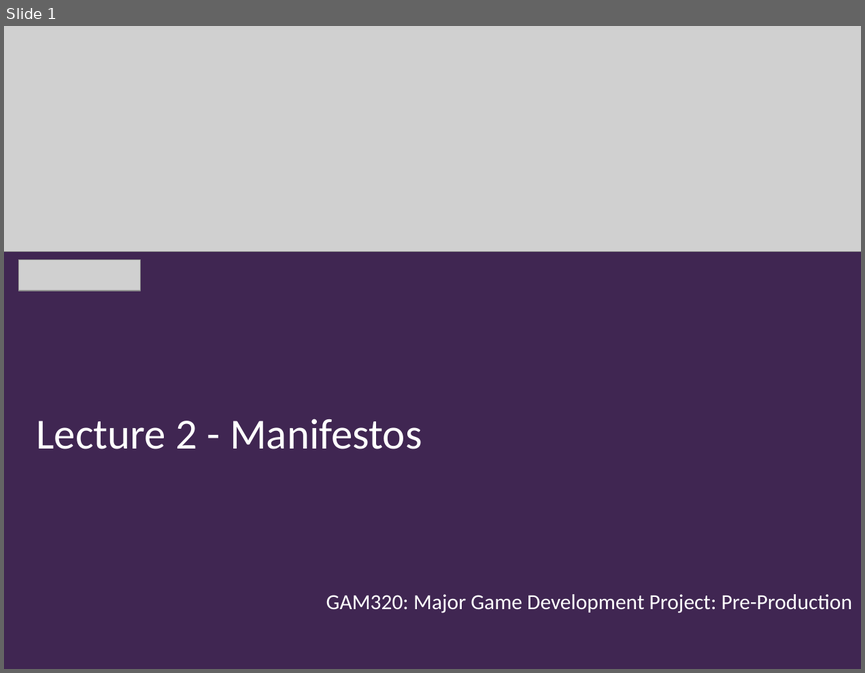
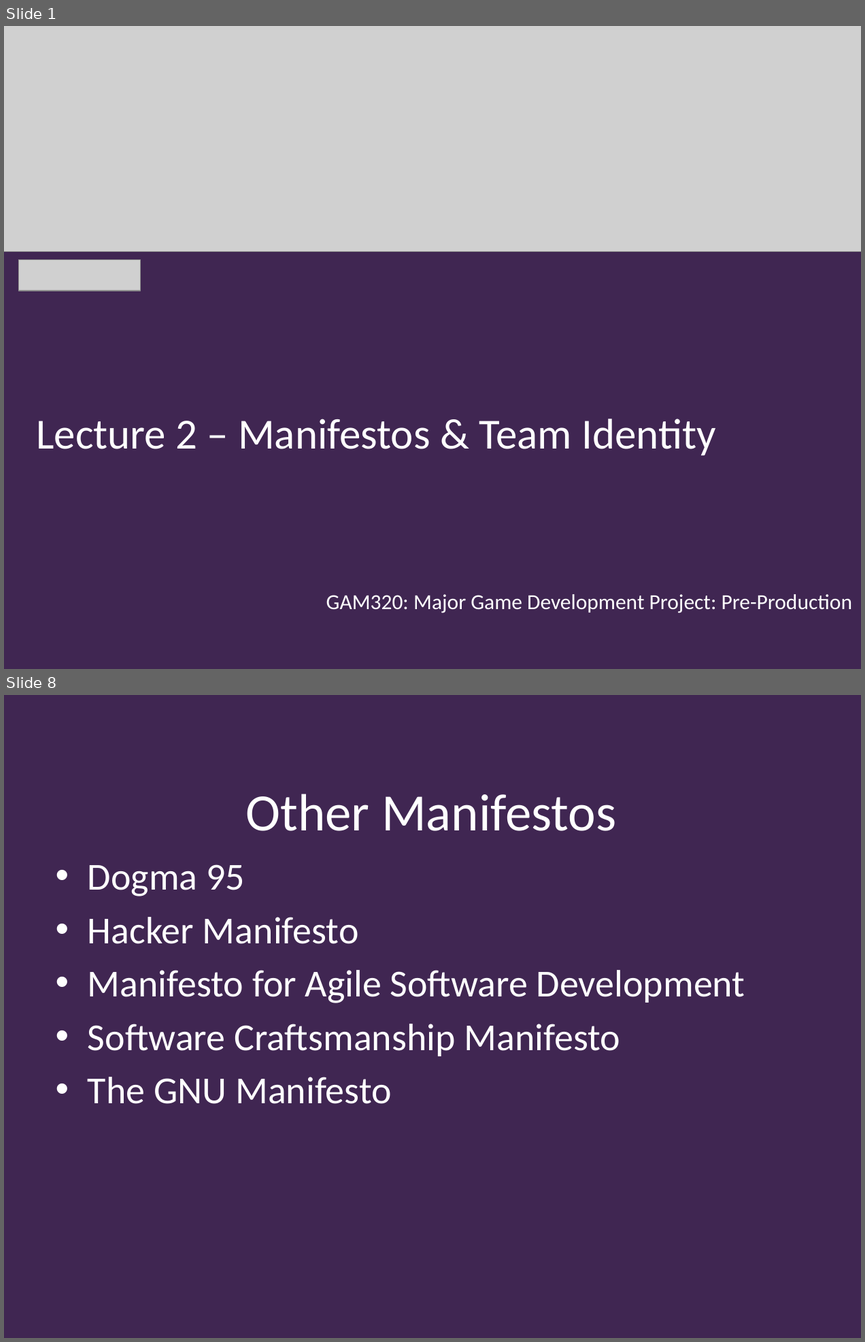
Before and after one commit to Falmouth-Games-Academy/ba-course-materials, a slide deck: GAM320/02/20-21-GAM320-02-Manifesto.pptx. Shown one above the other, each under a label of ours: slide 1 before the commit, slides 1 and 8 after it; the slides between them are not shown. The pictures are 865x673 and 865x1342 pixels, drawn with LibreOffice and Linux fonts; fonts in the diff are those of the drawing; grey boxes stand for pictures; background and template pictures are left out. Boxes give left, top, right and bottom in pixels: in the first picture for what was removed or moved away, otherwise in the second. Text is boxed around its words. In the diff, an @@ line names an element or a change of style, - is before the commit and + after.

Commit message:
Game Manifesto uploaded

```diff
--- a/GAM320/02/20-21-GAM320-02-Manifesto.pptx
+++ b/GAM320/02/20-21-GAM320-02-Manifesto.pptx
@@ slide 8 added at (x1=4, y1=695, x2=861, y2=1338), background #402652 @@
@@ title added at (x1=245, y1=794, x2=617, y2=831), 44 pt, text #FFFFFF @@
+Other Manifestos
@@ text added at (x1=88, y1=864, x2=745, y2=1104), 32 pt, text #FFFFFF @@
+• Dogma 95
+• Hacker Manifesto
+• Manifesto for Agile Software Development
+• Software Craftsmanship Manifesto
+• The GNU Manifesto
@@ slide 1 changed as well @@
@@ title at (x1=36, y1=418, x2=715, y2=455): text changed @@
-Lecture 2 - Manifestos
+Lecture 2 – Manifestos & Team Identity
```
Also in this commit, not shown: 2 other slides changed, 8 other slides added.
